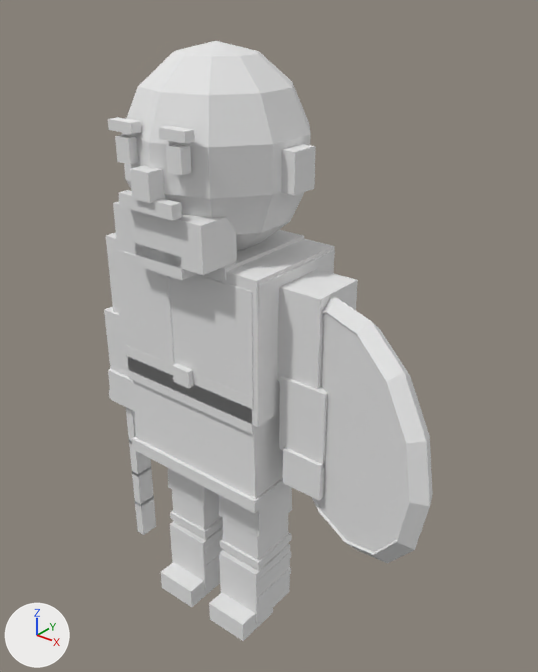
Two versions of the Blender file art_source/blender/units/blend/vikings/swordsman_a1.blend, one commit apart.
Both versions are drawn from a camera (50 mm lens) standing at (1.288, -1.406, 1.862) and looking at (0.126, 0.045, 0.962). Lighting does not change. The marker at lower left points along +X, +Y and +Z. The picture after the commit comes second.

The first picture shows 'Body'.
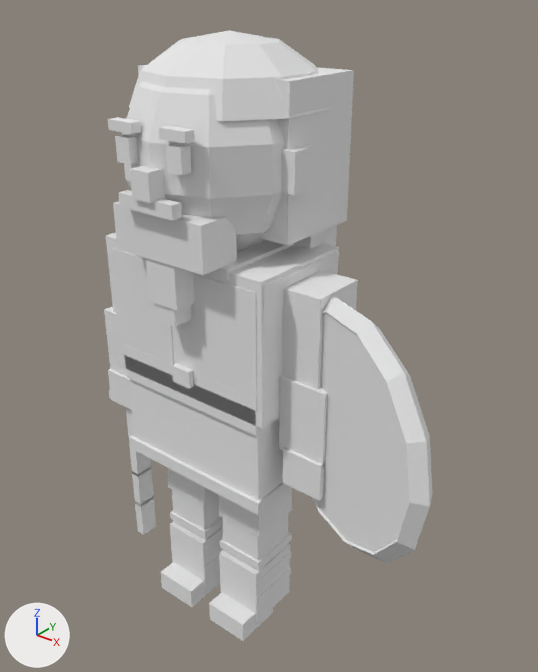
The newer file is also rescaled (x1.04) as a whole; pictures and numbers use the older file's frame.

Changed parts and their boxes [x1, y1, x2, y2] in the pictures (538 x 672 px; the box of a moved part takes in the faces that stretch with it):
'Body', reshaped
    before: [104, 41, 433, 641]
    after: [104, 30, 433, 641]
part 1 of me_body, moved or reshaped
    before: [258, 250, 335, 327]
    after: [263, 251, 339, 328]
part 2 of me_body, added
    after: [109, 234, 339, 428]
part 3 of me_body, moved or reshaped
    before: [132, 436, 289, 513]
    after: [130, 379, 283, 500]
part 4 of me_body, added
    after: [129, 435, 292, 515]
part 5 of me_body, added
    after: [206, 240, 294, 281]
part 6 of me_body, added
    after: [125, 356, 280, 436]
part 7 of me_body, added
    after: [146, 258, 194, 311]
part 8 of me_body, added
    after: [155, 303, 192, 327]
part 9 of me_body, added
    after: [138, 65, 354, 245]
part 10 of me_body, added
    after: [294, 225, 337, 249]
part 11 of me_body, added
    after: [129, 30, 330, 121]
part 12 of me_body, moved or reshaped
    before: [190, 275, 430, 564]
    after: [192, 273, 430, 564]
part 13 of me_body, moved or reshaped
    before: [116, 249, 174, 365]
    after: [113, 248, 173, 364]

The change, as a diff of the scene's bpy script:
```diff
--- a/art_source/blender/units/blend/vikings/swordsman_a1.blend.py
+++ b/art_source/blender/units/blend/vikings/swordsman_a1.blend.py
@@ me_body @@
 # used by ob_body; location = (0.0, 0.0, 0.0)
 # verts and faces of me_body; kept vertices keep their numbers, new ones are numbered from 530
 # before: 136 (-0.24, -0.16, 0.89) at pixel (124, 348), 137 (-0.24, -0.16, 1.19) at pixel (115, 249), 138 (-0.24, 0.14, 0.89), 139 (-0.24, 0.14, 1.19)
-me_body.from_pydata(...)  # 530 vertices, 430 faces; spans x -0.45..0.77, y -0.27..0.23, z 0.0..1.72
+me_body.from_pydata(...)  # 585 vertices, 479 faces; spans x -0.45..0.77, y -0.27..0.3, z 0.0..1.74
+# me_body part 1: the loose piece of 8 vertices spanning x -0.26..0.26, y -0.16..0.16, z 0.99..1.21 is scaled about its middle by (1.05, 1, 1)
+# me_body part 2: a new loose piece, a box spanning x -0.27..0.27, y -0.16..0.16, z 0.82..1.22, in mat_pe_unitpalette (its picture is missing)
+# me_body part 3: the loose piece of 8 vertices spanning x -0.25..0.25, y -0.16..0.16, z 0.54..0.58 is scaled about its middle by (1.01, 0.949, 7), then moved by (0.0, 0.0, 0.12)
+# me_body part 4: a new loose piece, a box spanning x -0.257..0.257, y -0.165..0.155, z 0.54..0.58, in mat_pe_unitpalette (its picture is missing)
+# me_body part 5: a new loose piece, a box spanning x -0.168..0.168, y -0.165..0.155, z 1.2..1.23, in mat_pe_unitpalette (its picture is missing)
+# me_body part 6: a new loose piece, a box spanning x -0.247..0.247, y -0.16..0.16, z 0.79..0.87, in mat_pe_unitpalette (its picture is missing)
+# me_body part 7: a new loose piece, a box spanning x -0.05..0.05, y -0.225..-0.155, z 1.11..1.27, in mat_pe_unitpalette (its picture is missing)
+# me_body part 8: a new loose piece, a box spanning x -0.035..0.035, y -0.22..-0.16, z 1.06..1.12, in mat_pe_unitpalette (its picture is missing)
+# me_body part 9: a new loose piece, a box spanning x -0.24..0.24, y -0.03..0.23, z 1.27..1.65, in mat_pe_unitpalette (its picture is missing)
+# me_body part 10: a new loose piece, a box spanning x -0.22..0.22, y 0.1..0.22, z 1.09..1.39, in mat_pe_unitpalette (its picture is missing)
+# me_body part 11: a new loose piece of 31 vertices spanning x -0.25..0.25, y -0.2..0.3, z 1.57..1.74, in mat_pe_unitpalette (its picture is missing)
+# me_body part 12
+# 7 faces are deleted
+# 4 vertices in x 0.24, y -0.16..0.14, z 0.89..1.19 move by (0.01, 0.0, 0.0)
+# 7 new faces join them
+# me_body part 13
+for i in [*range(136, 140)]: verts[i] += (-0.01, 0.0, 0.0)
+# other edits to the shape of me_body do not show in these pictures
 me_body.materials.append(mat_pe_unitpalette)
```
